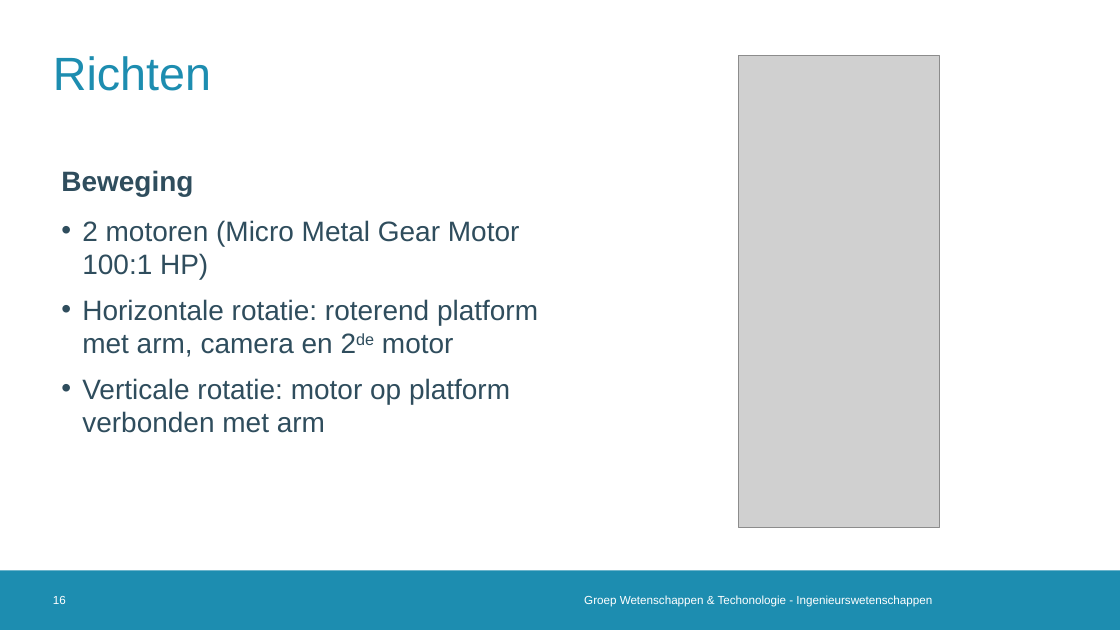
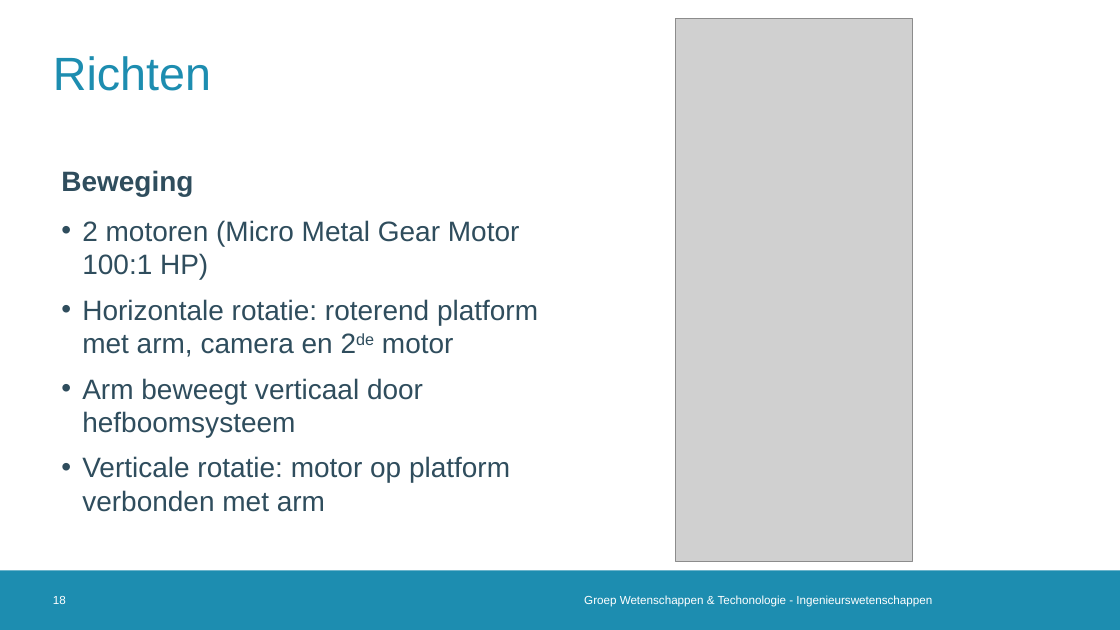
Before and after one commit to 2023-2022-KULAK-IW/2022_2023_Probleemoplossen_en_Ontwerpen_2, a slide deck: slide 18 of LATEX + ppt/Tussentijdse Presentatie .pptx (slide 16 before the commit). Drawn at 1120x630 pixels with LibreOffice and Linux fonts; fonts in the diff are those of the drawing; grey boxes stand for pictures; background and template pictures are left out. Boxes give left, top, right and bottom in pixels: in the first picture for what was removed or moved away, otherwise in the second. Text is boxed around its words. In the diff, an @@ line names an element or a change of style, - is before the commit and + after.

```diff
--- a/LATEX + ppt/Tussentijdse Presentatie .pptx
+++ b/LATEX + ppt/Tussentijdse Presentatie .pptx
@@ picture: place and size @@
-picture at <box>739,55,940,528</box>
+picture at <box>676,18,912,562</box>
@@ text at <box>82,378,423,437</box>: paragraph added @@
+• Arm beweegt verticaal door hefboomsysteem
```
Also in this commit, not shown: 17 other slides changed, 2 slides added, 1 other file.
